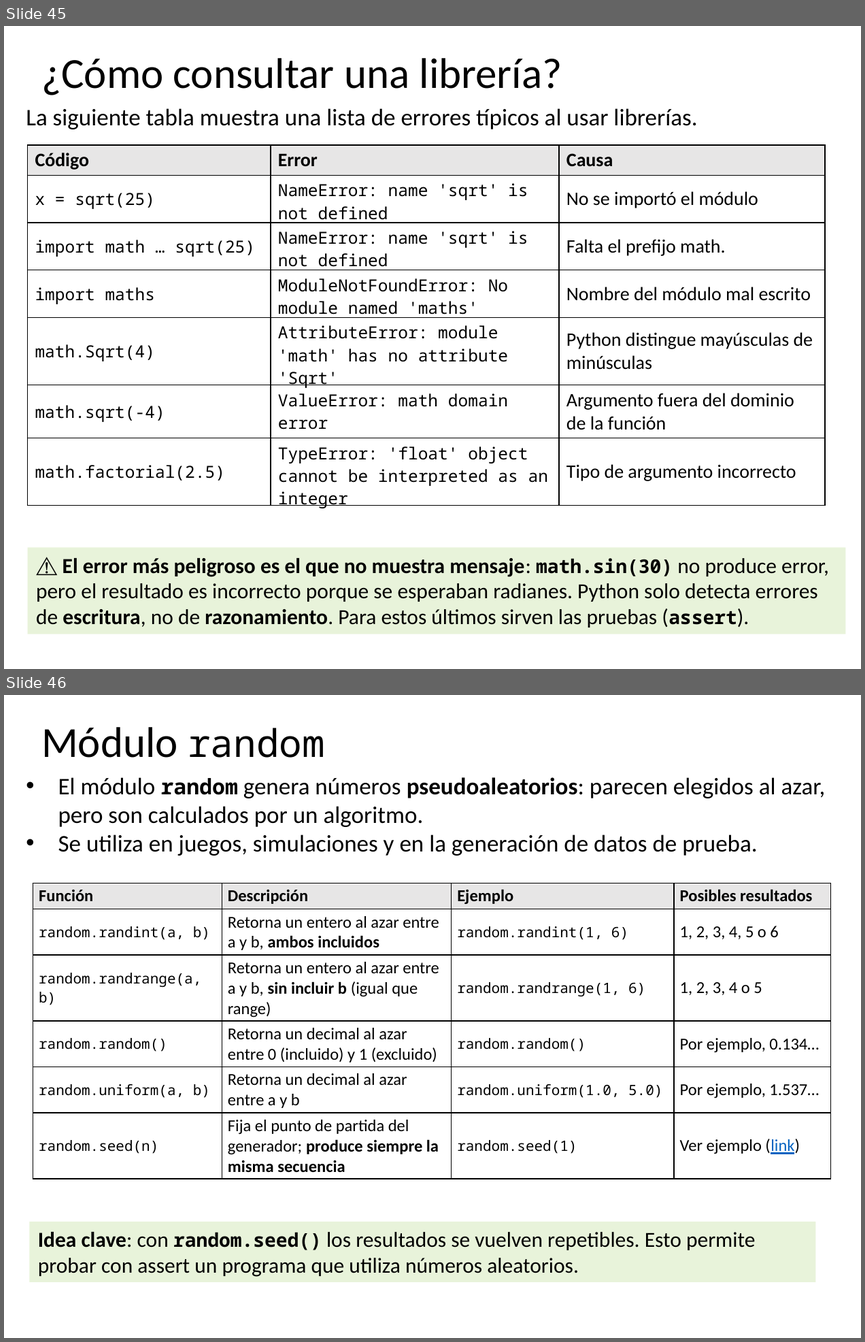
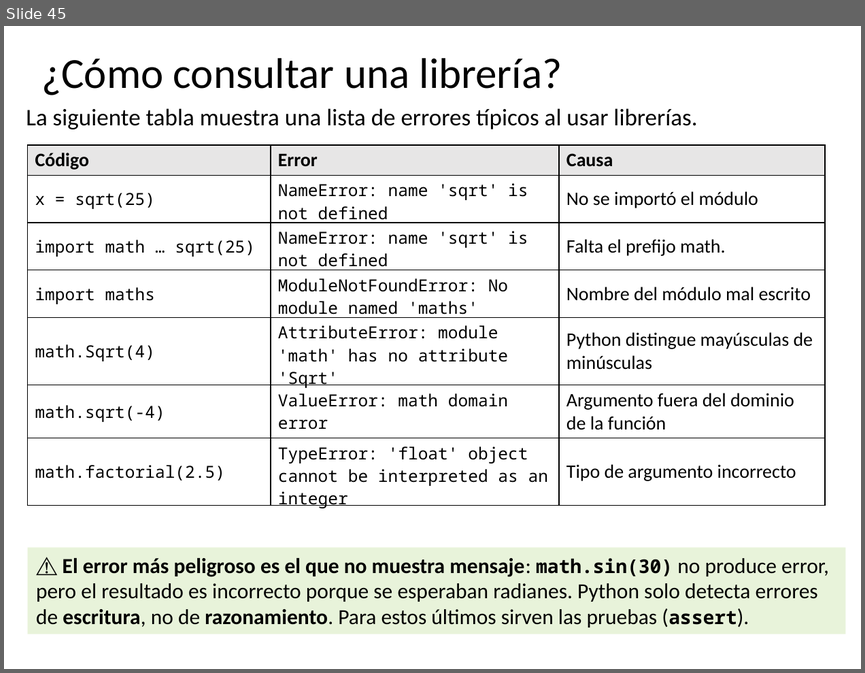
Before and after one commit to algoritmos-UdeA/logica1-20262, a slide deck: clases/10/teoria/clase-10.pptx. Shown one above the other, each under a label of ours: slides 45 and 46 before the commit, slide 45 after it. The pictures are 865x1342 and 865x673 pixels, drawn with LibreOffice and Linux fonts; fonts in the diff are those of the drawing. Boxes give left, top, right and bottom in pixels: in the first picture for what was removed or moved away, otherwise in the second. Text is boxed around its words. In the diff, an @@ line names an element or a change of style, - is before the commit and + after.

```diff
--- a/clases/10/teoria/clase-10.pptx
+++ b/clases/10/teoria/clase-10.pptx
@@ slide 46 removed at <box>4,695,861,1338</box>, background #FFFFFF @@
@@ title removed at <box>41,727,325,758</box> @@
-Módulo random
@@ text removed at <box>58,777,825,855</box> @@
-• El módulo random genera números pseudoaleatorios: parecen elegidos al azar, pero son calculados por un algoritmo.
-• Se utiliza en juegos, simulaciones y en la generación de datos de prueba.
@@ table removed at <box>33,883,831,1178</box>, 6 rows, 4 columns @@
-Función | Descripción | Ejemplo | Posibles resultados
-random.randint(a, b) | Retorna un entero al azar entre a y b, ambos incluidos | random.randint(1, 6) | 1, 2, 3, 4, 5 o 6
-random.randrange(a, b) | Retorna un entero al azar entre a y b, sin incluir b (igual que range) | random.randrange(1, 6) | 1, 2, 3, 4 o 5
-random.random() | Retorna un decimal al azar entre 0 (incluido) y 1 (excluido) | random.random() | Por ejemplo, 0.134…
-random.uniform(a, b) | Retorna un decimal al azar entre a y b | random.uniform(1.0, 5.0) | Por ejemplo, 1.537…
-random.seed(n) | Fija el punto de partida del generador; produce siempre la misma secuencia | random.seed(1) | Ver ejemplo (link)
@@ rectangle removed at <box>30,1221,816,1282</box> @@
-Idea clave: con random.seed() los resultados se vuelven repetibles. Esto permite probar con assert un programa que utiliza números aleatorios.
```
Also in this commit, not shown: 2 slides changed, 12 slides added, 28 other files.
